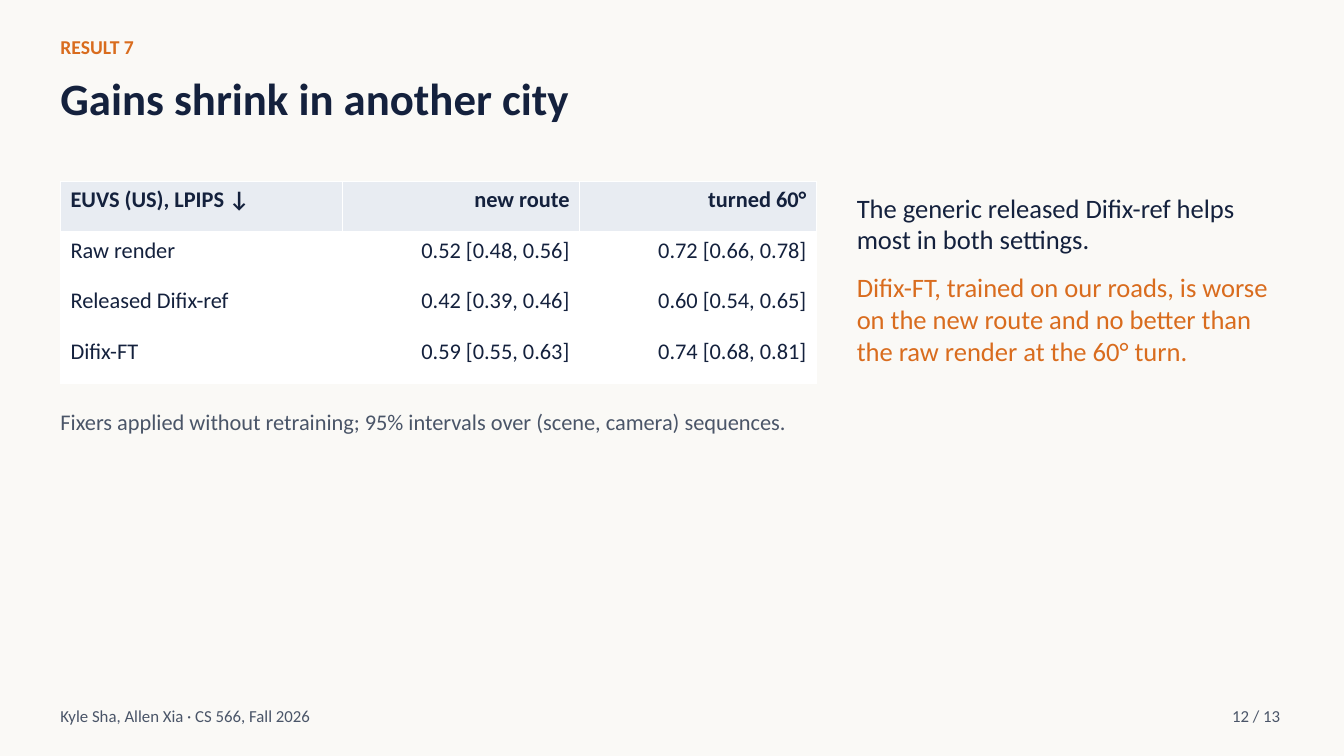
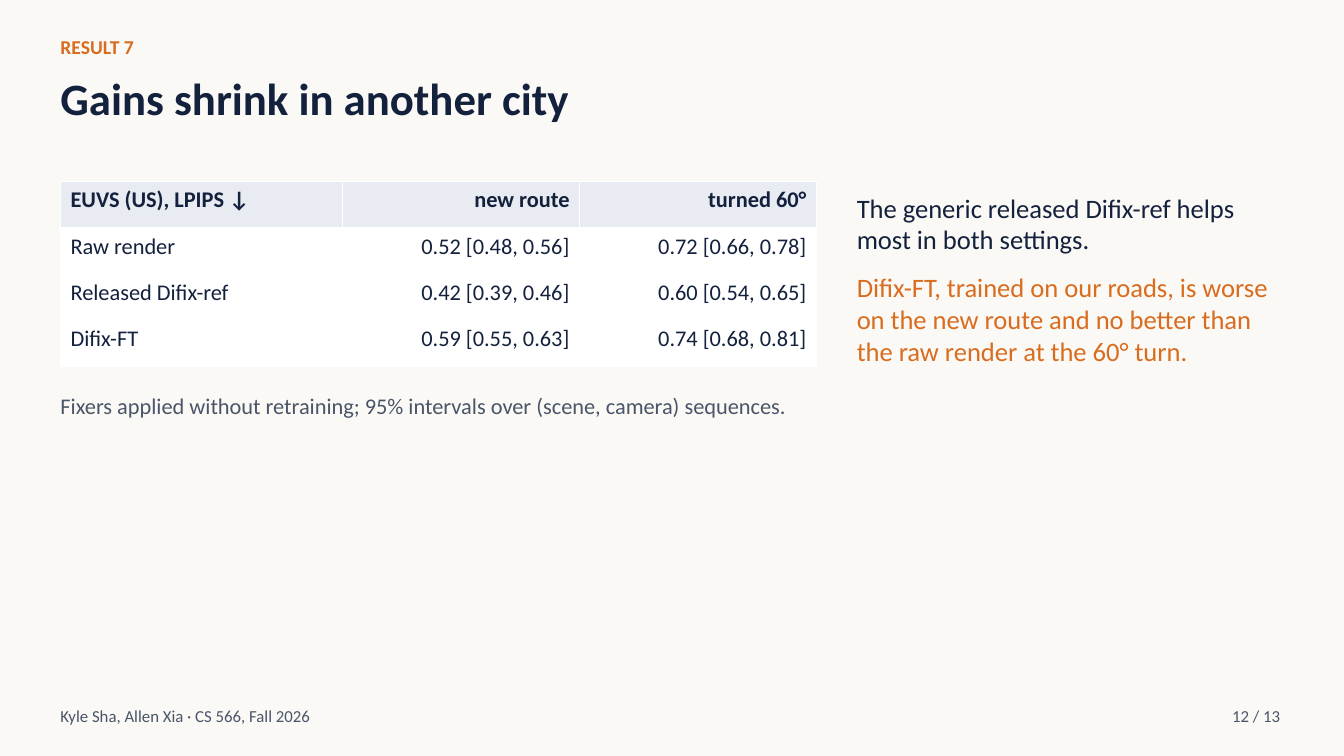
Before and after one commit to ksha23/cs566-drive-sim-trust, a slide deck: slide 12 of presentation/cs566_drive_sim_talk.pptx. Drawn at 1344x756 pixels with LibreOffice and Linux fonts; fonts in the diff are those of the drawing. Boxes give left, top, right and bottom in pixels: in the first picture for what was removed or moved away, otherwise in the second. Text is boxed around its words. In the diff, an @@ line names an element or a change of style, - is before the commit and + after.

```diff
--- a/presentation/cs566_drive_sim_talk.pptx
+++ b/presentation/cs566_drive_sim_talk.pptx
@@ table: place and size @@
-table at bbox=[60, 181, 817, 383]
+table at bbox=[60, 181, 817, 367]
@@ text "Fixers applied without retraining; 95% ...": place and size @@
-text "Fixers applied without retraining; 95% ..." at bbox=[60, 414, 786, 434]
+text "Fixers applied without retraining; 95% ..." at bbox=[60, 398, 786, 418]
```
Also in this commit, not shown: 6 other slides changed, 49 other files.
